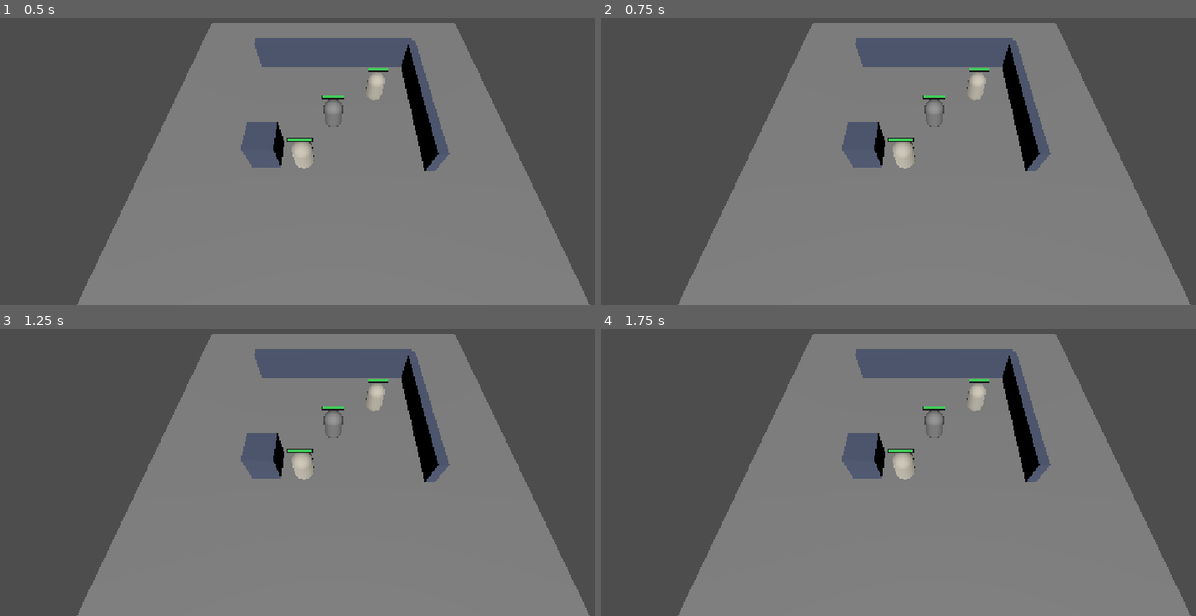
Above: before the commit, frames 1-4 (two rows, left to right).
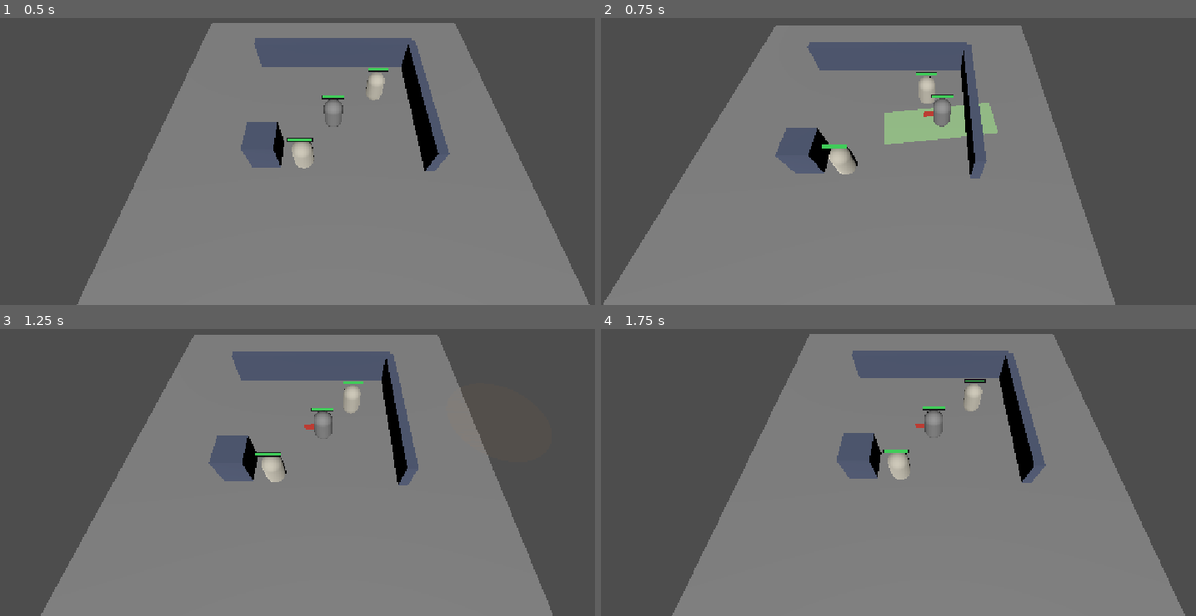
Above: after the commit, the same moments.

Repository: Tiago195/mbr
Game: Godot game, scene res://scenes/main.tscn
Same seed, same stepped clock (60 frames per second), same inputs: the game is played once before the commit and once after it.
Inputs (mouse positions are in pixels of both pictures, inside the frame that each line leads up to):
- Up to frame 1 (0.5 s): no input
- Up to frame 2 (0.75 s): tap Enter at 0.5 s; move the mouse to (1082, 98) at 0.52 s; hold E (ability_e, bound only after the commit) from 0.53 s (still down); click (1082, 98) at 0.67 s
- Up to frame 3 (1.25 s): keep holding E (ability_e, bound only after the commit); tap Q (ability_q, bound only after the commit) at 0.8 s
- Up to frame 4 (1.75 s): move the mouse to (803, 446) at 1.27 s; release E (ability_e, bound only after the commit) at 1.28 s; tap Q (ability_q, bound only after the commit) at 1.35 s; click (803, 446) at 1.42 s; tap W (ability_w, bound only after the commit) at 1.55 s

Frame 1 is identical in both runs. In frame 2, 28% of the frame differs, in the area x 0-100%, y 1-100%; in frame 3, 16%; in frame 4, 3.3%.

Commit message:
Fases 3.3 e 3.4: três habilidades reais e telegrafia visual
Q Meteoro, W Raio Perfurante, E Investida — declaradas em
data/abilities/*.tres, sem uma linha de código de sistema. Exercitam
partes diferentes do motor: alvo POINT com área e tempo de conjuração,
projétil direcional que para no primeiro e deixa lento, e dash em linha
que dá escudo ao conjurador enquanto machuca quem está na frente.

Os .tres foram gerados por script headless usando ResourceSaver em vez de
escritos à mão: índice de enum e id de sub-recurso são fáceis de errar em
texto, e o arquivo resultante é o mesmo. O gerador foi apagado; o padrão
está documentado no CLAUDE.md.

AbilityCaster traduz tecla e cursor em AbilityCast e desenha o resultado.
Nenhuma regra de combate mora nele — quem decide é AbilityEngine. Quando
os mobs ganharem IA, a mira deixa de vir do cursor e o resto continua.

Teclas registradas por physical_keycode e não keycode, para continuarem
funcionando em AZERTY e QWERTZ.

Combatant entra num grupo, e é assim que a resolução de habilidade
descobre os candidatos. Varrer o grupo serve para 8 jogadores; com 30+
vira o grid espacial da Fase 4.6.

Telegrafia deliberadamente crua: disco no chão, faixa e esfera viajando.
A esfera do projétil é mentira visual consciente — o dano já saiu quando
ela parte, porque projétil que viaja de verdade muda o momento em que o
servidor decide o acerto. Fica para a Fase 4.

Testes carregam os .tres de verdade e conjuram: sem isso, um recurso
quebrado só apareceria abrindo o jogo e apertando a tecla.

103 testes, 281 asserções.

Co-Authored-By: Claude Opus 5 <noreply@anthropic.com>

Diff:
--- /dev/null
+++ b/data/abilities/investida.tres
@@ -0,0 +1,37 @@
+[gd_resource type="Resource" script_class="Ability" format=3]
+
+[ext_resource type="Script" path="res://scripts/core/abilities/ability_effect.gd" id="1_l6n3i"]
+[ext_resource type="Script" path="res://scripts/core/abilities/effects/displacement_effect.gd" id="2_1ma41"]
+[ext_resource type="Script" path="res://scripts/core/abilities/effects/damage_effect.gd" id="3_y4x27"]
+[ext_resource type="Script" path="res://scripts/core/abilities/effects/shield_effect.gd" id="4_xnj3g"]
+[ext_resource type="Script" path="res://scripts/core/abilities/ability.gd" id="5_dlcan"]
+
+[sub_resource type="Resource" id="Resource_lxtd6"]
+script = ExtResource("2_1ma41")
+distance = 6.5
+recipient = 1
+
+[sub_resource type="Resource" id="Resource_g41x6"]
+script = ExtResource("3_y4x27")
+base_damage = 60.0
+scaling_ratio = 0.3
+damage_type = 0
+
+[sub_resource type="Resource" id="Resource_2tm4g"]
+script = ExtResource("4_xnj3g")
+base_shield = 90.0
+scaling_ratio = 0.5
+recipient = 1
+
+[resource]
+script = ExtResource("5_dlcan")
+id = &"investida"
+display_name = "Investida"
+cooldown = 12.0
+aim = 2
+cast_range = 0.0
+form = 3
+length = 6.5
+width = 2.2
+max_targets = 3
+effects = Array[ExtResource("1_l6n3i")]([SubResource("Resource_lxtd6"), SubResource("Resource_g41x6"), SubResource("Resource_2tm4g")])
--- /dev/null
+++ b/data/abilities/meteoro.tres
@@ -0,0 +1,19 @@
+[gd_resource type="Resource" script_class="Ability" format=3]
+
+[ext_resource type="Script" path="res://scripts/core/abilities/ability_effect.gd" id="1_aoan8"]
+[ext_resource type="Script" path="res://scripts/core/abilities/effects/damage_effect.gd" id="2_v4mqq"]
+[ext_resource type="Script" path="res://scripts/core/abilities/ability.gd" id="3_yv2iw"]
+
+[sub_resource type="Resource" id="Resource_awbcx"]
+script = ExtResource("2_v4mqq")
+base_damage = 90.0
+scaling_ratio = 0.6
+
+[resource]
+script = ExtResource("3_yv2iw")
+id = &"meteoro"
+display_name = "Meteoro"
+cast_time = 0.45
+cast_range = 9.0
+radius = 3.0
+effects = Array[ExtResource("1_aoan8")]([SubResource("Resource_awbcx")])
--- /dev/null
+++ b/data/abilities/raio.tres
@@ -0,0 +1,31 @@
+[gd_resource type="Resource" script_class="Ability" format=3]
+
+[ext_resource type="Script" path="res://scripts/core/abilities/ability_effect.gd" id="1_r6kim"]
+[ext_resource type="Script" path="res://scripts/core/abilities/effects/damage_effect.gd" id="2_mress"]
+[ext_resource type="Script" path="res://scripts/core/abilities/effects/crowd_control_effect.gd" id="3_qhwsa"]
+[ext_resource type="Script" path="res://scripts/core/abilities/ability.gd" id="4_pqlpa"]
+
+[sub_resource type="Resource" id="Resource_10hnt"]
+script = ExtResource("2_mress")
+base_damage = 70.0
+scaling_ratio = 0.45
+
+[sub_resource type="Resource" id="Resource_veu1w"]
+script = ExtResource("3_qhwsa")
+control = 4
+duration = 1.5
+slow_amount = 0.35
+source_tag = &"raio"
+
+[resource]
+script = ExtResource("4_pqlpa")
+id = &"raio"
+display_name = "Raio Perfurante"
+cooldown = 4.0
+aim = 2
+cast_range = 0.0
+form = 4
+length = 11.0
+width = 1.2
+projectile_speed = 22.0
+effects = Array[ExtResource("1_r6kim")]([SubResource("Resource_10hnt"), SubResource("Resource_veu1w")])
--- a/project.godot
+++ b/project.godot
@@ -20,6 +20,24 @@
 window/stretch/mode="canvas_items"
 window/stretch/aspect="expand"
 
+[input]
+
+ability_q={
+"deadzone": 0.2,
+"events": [Object(InputEventKey,"resource_local_to_scene":false,"resource_name":"","device":16,"window_id":0,"alt_pressed":false,"shift_pressed":false,"ctrl_pressed":false,"meta_pressed":false,"pressed":false,"keycode":0,"physical_keycode":81,"key_label":0,"unicode":0,"location":0,"echo":false,"script":null)
+]
+}
+ability_w={
+"deadzone": 0.2,
+"events": [Object(InputEventKey,"resource_local_to_scene":false,"resource_name":"","device":16,"window_id":0,"alt_pressed":false,"shift_pressed":false,"ctrl_pressed":false,"meta_pressed":false,"pressed":false,"keycode":0,"physical_keycode":87,"key_label":0,"unicode":0,"location":0,"echo":false,"script":null)
+]
+}
+ability_e={
+"deadzone": 0.2,
+"events": [Object(InputEventKey,"resource_local_to_scene":false,"resource_name":"","device":16,"window_id":0,"alt_pressed":false,"shift_pressed":false,"ctrl_pressed":false,"meta_pressed":false,"pressed":false,"keycode":0,"physical_keycode":69,"key_label":0,"unicode":0,"location":0,"echo":false,"script":null)
+]
+}
+
 [physics]
 
 3d/physics_engine="Jolt Physics"
--- a/scenes/main.tscn
+++ b/scenes/main.tscn
@@ -1,10 +1,14 @@
-[gd_scene load_steps=19 format=3]
+[gd_scene load_steps=23 format=3]
 
 [ext_resource type="Script" path="res://scripts/gameplay/player.gd" id="1_player"]
 [ext_resource type="Script" path="res://scripts/gameplay/camera_rig.gd" id="2_camera"]
 [ext_resource type="Script" path="res://scripts/gameplay/combatant.gd" id="3_combatant"]
 [ext_resource type="PackedScene" path="res://scenes/training_dummy.tscn" id="4_dummy"]
 [ext_resource type="Script" path="res://scripts/gameplay/combat_feedback.gd" id="5_feedback"]
+[ext_resource type="Script" path="res://scripts/gameplay/ability_caster.gd" id="6_caster"]
+[ext_resource type="Resource" path="res://data/abilities/meteoro.tres" id="7_meteoro"]
+[ext_resource type="Resource" path="res://data/abilities/raio.tres" id="8_raio"]
+[ext_resource type="Resource" path="res://data/abilities/investida.tres" id="9_investida"]
 
 [sub_resource type="PlaneMesh" id="PlaneMesh_ground"]
 size = Vector2(20, 20)
@@ -106,6 +110,7 @@
 team = 0
 max_health = 600.0
 attack_damage = 60.0
+ability_power = 100.0
 armor = 30.0
 attack_speed = 1.5
 attack_range = 2.5
@@ -114,6 +119,12 @@
 [node name="CombatFeedback" type="Node3D" parent="Player"]
 transform = Transform3D(1, 0, 0, 0, 1, 0, 0, 0, 1, 0, 1.4, 0)
 script = ExtResource("5_feedback")
+
+[node name="AbilityCaster" type="Node" parent="Player"]
+script = ExtResource("6_caster")
+ability_q = ExtResource("7_meteoro")
+ability_w = ExtResource("8_raio")
+ability_e = ExtResource("9_investida")
 
 [node name="DummyNear" parent="." instance=ExtResource("4_dummy")]
 transform = Transform3D(1, 0, 0, 0, 1, 0, 0, 0, 1, 2.5, 1, -2)
--- /dev/null
+++ b/scripts/gameplay/ability_caster.gd
@@ -0,0 +1,170 @@
+class_name AbilityCaster
+extends Node
+
+## Liga o motor de habilidade ao jogador — Fases 3.3 e 3.4.
+##
+## Traduz tecla e cursor em `AbilityCast`, chama a engine, e desenha a
+## telegrafia do que aconteceu. Nenhuma regra de combate mora aqui: quem decide
+## é `AbilityEngine`, e esta camada só pergunta e mostra.
+##
+## Hoje só o jogador conjura. Quando os mobs ganharem IA (Fase 6), a mira deixa
+## de vir do cursor e passa a vir da decisão da IA — o `AbilityBook` e a engine
+## continuam os mesmos.
+
+## Habilidades por slot. Arraste os `.tres` de `data/abilities/` no Inspector.
+@export var ability_q: Ability
+@export var ability_w: Ability
+@export var ability_e: Ability
+
+@export_group("Telegrafia")
+@export var color_area: Color = Color(0.95, 0.55, 0.15)
+@export var color_line: Color = Color(0.45, 0.70, 1.0)
+@export var color_dash: Color = Color(0.65, 0.95, 0.55)
+
+var book: AbilityBook
+
+var _combatant: Combatant
+
+## Guardada porque a telegrafia de uma conjuração com tempo precisa da mira
+## original quando o efeito sai, muitos frames depois da tecla.
+var _last_cast: AbilityCast
+
+func _ready() -> void:
+	_combatant = Combatant.of(get_parent())
+	if _combatant == null:
+		push_warning("AbilityCaster sem Combatant irmão.")
+		return
+	_combatant.ensure_ready()
+
+	book = AbilityBook.new()
+	book.learn(AbilityBook.Slot.Q, ability_q)
+	book.learn(AbilityBook.Slot.W, ability_w)
+	book.learn(AbilityBook.Slot.E, ability_e)
+
+func _unhandled_input(event: InputEvent) -> void:
+	if event.is_action_pressed(&"ability_q"):
+		_try_cast(AbilityBook.Slot.Q)
+	elif event.is_action_pressed(&"ability_w"):
+		_try_cast(AbilityBook.Slot.W)
+	elif event.is_action_pressed(&"ability_e"):
+		_try_cast(AbilityBook.Slot.E)
+
+func _physics_process(delta: float) -> void:
+	if book == null or _combatant == null or _combatant.unit == null:
+		return
+	book.advance_time(delta, _combatant.unit)
+	if book.cast_is_ready():
+		var pending: Ability = book.casting_ability()
+		var result: CastResult = AbilityEngine.resolve_pending(
+			book, Combatant.all_units(get_tree())
+		)
+		_report(pending, result)
+		if result.succeeded():
+			_draw(pending, _last_cast)
+
+# ---------------------------------------------------------------- conjuração
+
+func _try_cast(slot: AbilityBook.Slot) -> void:
+	var ability: Ability = book.ability_in(slot)
+	if ability == null:
+		return
+
+	var cast: AbilityCast = _aim(ability)
+	if cast == null:
+		return
+	_last_cast = cast
+
+	var result: CastResult = AbilityEngine.cast(
+		book, ability, cast, Combatant.all_units(get_tree())
+	)
+	_report(ability, result)
+
+	# A telegrafia da conjuração com tempo sai no início, não no fim: é ela que
+	# avisa o adversário que algo vem vindo, e avisar depois do impacto não
+	# serve para nada.
+	if result.succeeded() or result.started():
+		_draw(ability, cast)
+
+## Monta a mira a partir do cursor, conforme o tipo de alvo da habilidade.
+func _aim(ability: Ability) -> AbilityCast:
+	var unit: Unit = _combatant.unit
+	match ability.aim:
+		Ability.Aim.SELF:
+			return AbilityCast.on_self(unit)
+		Ability.Aim.DIRECTION:
+			var toward: Variant = _ground_under_cursor()
+			if not toward is Vector3:
+				return null
+			return AbilityCast.toward(unit, (toward as Vector3) - unit.position)
+		_:
+			# POINT e UNIT compartilham a conversão; mira em unidade específica
+			# entra quando houver habilidade que precise dela.
+			var point: Variant = _ground_under_cursor()
+			if not point is Vector3:
+				return null
+			return AbilityCast.at_point(unit, point as Vector3)
+
+## Mesmo raycast contra plano que o movimento usa. Devolve nulo quando o cursor
+## aponta acima da linha do horizonte.
+func _ground_under_cursor() -> Variant:
+	var camera: Camera3D = get_viewport().get_camera_3d()
+	if camera == null:
+		return null
+	var screen: Vector2 = get_viewport().get_mouse_position()
+	var ground := Plane(Vector3.UP, _combatant.unit.position.y)
+	return ground.intersects_ray(
+		camera.project_ray_origin(screen), camera.project_ray_normal(screen)
+	)
+
+# ---------------------------------------------------------------- visual
+
+func _draw(ability: Ability, cast: AbilityCast) -> void:
+	var scene_root: Node = get_tree().current_scene
+	if scene_root == null or cast == null:
+		return
+
+	match ability.form:
+		Ability.Form.CIRCLE:
+			AbilityTelegraph.circle(scene_root, cast.point, ability.radius, color_area)
+		Ability.Form.PROJECTILE:
+			# O dano já saiu quando a esfera parte. É mentira visual, e é
+			# consciente: projétil que viaja de verdade precisa resolver
+			# colisão ao longo do voo, o que muda o momento em que o servidor
+			# decide o acerto. Fica para a Fase 4, junto do netcode.
+			AbilityTelegraph.projectile(
+				scene_root, cast.caster.position,
+				cast.caster.position + cast.direction * ability.length,
+				ability.projectile_speed, color_line
+			)
+		Ability.Form.CONE, Ability.Form.LINE:
+			AbilityTelegraph.line(
+				scene_root, cast.caster.position, cast.direction,
+				ability.length, ability.width, color_dash
+			)
+		_:
+			pass
+
+## Console em vez de HUD: a Fase 1 não tem UI, e a recusa precisa ser visível
+## para dar para testar. Vira ícone acinzentado e aviso na tela na Fase 6.
+func _report(ability: Ability, result: CastResult) -> void:
+	if ability == null or result == null:
+		return
+	match result.status:
+		CastResult.Status.SUCCESS:
+			print("[hab] %s acertou %d alvo(s)" % [ability.display_name, result.targets.size()])
+		CastResult.Status.CASTING:
+			print("[hab] %s conjurando (%.2fs)" % [ability.display_name, ability.cast_time])
+		CastResult.Status.ON_COOLDOWN:
+			print("[hab] %s em recarga (%.1fs)" % [ability.display_name, result.cooldown_remaining])
+		CastResult.Status.OUT_OF_RANGE:
+			print("[hab] %s fora de alcance" % ability.display_name)
+		CastResult.Status.NO_TARGET:
+			print("[hab] %s não pegou ninguém" % ability.display_name)
+		CastResult.Status.CANNOT_CAST:
+			print("[hab] %s bloqueada (atordoado ou silenciado)" % ability.display_name)
+		CastResult.Status.BUSY:
+			print("[hab] %s recusada: já conjurando" % ability.display_name)
+		_:
+			print("[hab] %s -> %s" % [
+				ability.display_name, CastResult.Status.keys()[result.status]
+			])
--- /dev/null
+++ b/scripts/gameplay/ability_telegraph.gd
@@ -0,0 +1,112 @@
+class_name AbilityTelegraph
+extends Node3D
+
+## Telegrafia visual de habilidade — Fase 3.4.
+##
+## Formas primitivas que aparecem e somem, para dar para entender o que
+## aconteceu numa luta. Feio de propósito: sem partícula, sem shader, sem som.
+##
+## Vive solto na cena, nunca preso ao conjurador — se fosse filho dele, a marca
+## no chão andaria junto e deixaria de marcar o lugar onde a habilidade caiu.
+
+@export var lifetime: float = 0.45
+
+var _elapsed: float = 0.0
+var _material: StandardMaterial3D
+
+var _travels: bool = false
+var _travel_from: Vector3 = Vector3.ZERO
+var _travel_to: Vector3 = Vector3.ZERO
+
+func _process(delta: float) -> void:
+	_elapsed += delta
+	if _elapsed >= lifetime:
+		queue_free()
+		return
+
+	var progress: float = _elapsed / lifetime
+	if _material != null:
+		_material.albedo_color.a = (1.0 - progress) * 0.55
+	if _travels:
+		# Interpolação no `_process` e não no `_physics_process`: isto é
+		# puramente visual, e a convenção do projeto reserva o tick fixo para
+		# lógica de jogo.
+		global_position = _travel_from.lerp(_travel_to, progress)
+
+# ---------------------------------------------------------------- fábricas
+
+## Disco no chão. Marca área de habilidade com forma CIRCLE.
+static func circle(
+		parent: Node, center: Vector3, radius: float, color: Color
+) -> AbilityTelegraph:
+	var mesh := CylinderMesh.new()
+	mesh.top_radius = radius
+	mesh.bottom_radius = radius
+	mesh.height = 0.06
+
+	var node := _build(parent, mesh, color)
+	# Levemente acima do chão: coplanar com o plano provoca z-fighting, que
+	# aparece como a marca piscando em faixas.
+	node.global_position = Vector3(center.x, 0.03, center.z)
+	return node
+
+## Faixa retangular saindo do conjurador. Marca LINE e PROJECTILE.
+static func line(
+		parent: Node, origin: Vector3, direction: Vector3,
+		length: float, width: float, color: Color
+) -> AbilityTelegraph:
+	var mesh := BoxMesh.new()
+	mesh.size = Vector3(width, 0.06, length)
+
+	var node := _build(parent, mesh, color)
+	var center: Vector3 = origin + direction * (length * 0.5)
+	node.global_position = Vector3(center.x, 0.03, center.z)
+	# `look_at` em vez de montar a matriz de rotação à mão: escrever a base
+	# transposta já custou uma sessão de depuração neste projeto. O -Z local é
+	# a frente e a caixa tem o comprimento no eixo Z, então apontar o -Z para a
+	# direção alinha a faixa.
+	var target: Vector3 = node.global_position + direction
+	if node.global_position.distance_squared_to(target) > 0.000001:
+		node.look_at(target, Vector3.UP)
+	return node
+
+## Esfera que viaja do conjurador ao ponto de impacto.
+##
+## O dano já foi aplicado quando ela sai — ver a nota sobre projétil
+## instantâneo em `ability_caster.gd`.
+static func projectile(
+		parent: Node, origin: Vector3, destination: Vector3,
+		speed: float, color: Color
+) -> AbilityTelegraph:
+	var mesh := SphereMesh.new()
+	mesh.radius = 0.28
+	mesh.height = 0.56
+
+	var node := _build(parent, mesh, color)
+	node._travels = true
+	node._travel_from = Vector3(origin.x, 1.0, origin.z)
+	node._travel_to = Vector3(destination.x, 1.0, destination.z)
+	node.global_position = node._travel_from
+	node.lifetime = maxf(node._travel_from.distance_to(node._travel_to) / maxf(speed, 0.1), 0.05)
+	return node
+
+# ---------------------------------------------------------------- interno
+
+static func _build(parent: Node, mesh: Mesh, color: Color) -> AbilityTelegraph:
+	var material := StandardMaterial3D.new()
+	material.albedo_color = Color(color.r, color.g, color.b, 0.55)
+	material.shading_mode = BaseMaterial3D.SHADING_MODE_UNSHADED
+	material.transparency = BaseMaterial3D.TRANSPARENCY_ALPHA
+	# Sem descarte de face: a marca no chão deve ser visível mesmo se a câmera
+	# um dia passar por baixo dela.
+	material.cull_mode = BaseMaterial3D.CULL_DISABLED
+
+	var instance := MeshInstance3D.new()
+	instance.mesh = mesh
+	instance.material_override = material
+
+	var node := AbilityTelegraph.new()
+	node._material = material
+	node.add_child(instance)
+	parent.add_child(node)
+	return node
--- a/scripts/gameplay/combatant.gd
+++ b/scripts/gameplay/combatant.gd
@@ -20,6 +20,7 @@
 @export_group("Atributos base")
 @export var max_health: float = 600.0
 @export var attack_damage: float = 60.0
+@export var ability_power: float = 0.0
 @export var armor: float = 30.0
 @export var magic_resist: float = 30.0
 ## Ataques por segundo.
@@ -36,8 +37,26 @@
 var stats: Stats
 var health: Health
 
+## Grupo de todos os combatentes da cena. É como a resolução de habilidade
+## descobre os candidatos sem precisar de referência direta a cada um.
+const GROUP: StringName = &"combatants"
+
 func _ready() -> void:
 	ensure_ready()
+	add_to_group(GROUP)
+
+## Todos os `Unit` vivos da cena. É o que `AbilityShape` filtra por forma.
+##
+## Varrer o grupo inteiro é aceitável com 8 jogadores e alguns bonecos. Com
+## 30+ combatentes e habilidades disparando o tempo todo, isto vira o grid
+## espacial da Fase 4.6 — a mesma estrutura que a área de interesse vai pedir.
+static func all_units(tree: SceneTree) -> Array:
+	var units: Array = []
+	for node: Node in tree.get_nodes_in_group(GROUP):
+		var combatant := node as Combatant
+		if combatant != null and combatant.unit != null:
+			units.append(combatant.unit)
+	return units
 
 ## Constrói o `Unit` se ainda não existir.
 ##
@@ -53,6 +72,7 @@
 	built.set_bases({
 		Stat.Id.MAX_HEALTH: max_health,
 		Stat.Id.ATTACK_DAMAGE: attack_damage,
+		Stat.Id.ABILITY_POWER: ability_power,
 		Stat.Id.ARMOR: armor,
 		Stat.Id.MAGIC_RESIST: magic_resist,
 		Stat.Id.ATTACK_SPEED: attack_speed,
--- a/tests/test_abilities.gd
+++ b/tests/test_abilities.gd
@@ -456,6 +456,80 @@
 	assert_eq(book.ability_in(AbilityBook.Slot.Q), q)
 	assert_null(book.ability_in(AbilityBook.Slot.R))
 	assert_eq(book.known_abilities().size(), 1)
+
+# ---------------------------------------------------------------- dados reais
+
+## As três habilidades da Fase 3.3, carregadas dos `.tres` que o jogo usa.
+##
+## Sem isto, alguém quebra um recurso — enum trocado, efeito nulo — e só se
+## descobre abrindo o jogo e apertando a tecla.
+const CAMINHOS: Array[String] = [
+	"res://data/abilities/meteoro.tres",
+	"res://data/abilities/raio.tres",
+	"res://data/abilities/investida.tres",
+]
+
+func test_habilidades_do_jogo_carregam() -> void:
+	for caminho: String in CAMINHOS:
+		var ability := load(caminho) as Ability
+		assert_not_null(ability, caminho)
+		if ability == null:
+			continue
+		assert_false(String(ability.id).is_empty(), "%s sem id" % caminho)
+		assert_false(ability.effects.is_empty(), "%s sem efeitos" % caminho)
+		for effect: AbilityEffect in ability.effects:
+			assert_not_null(effect, "%s com efeito nulo" % caminho)
+
+func test_meteoro_causa_dano_em_area() -> void:
+	var ability := load("res://data/abilities/meteoro.tres") as Ability
+	var caster := _unit()
+	var alvo := _unit(Vector3(4, 0, 0), 1)
+	var book := AbilityBook.new()
+
+	var inicio := AbilityEngine.cast(
+		book, ability, AbilityCast.at_point(caster, Vector3(4, 0, 0)), [alvo]
+	)
+	assert_eq(inicio.status, CastResult.Status.CASTING, "tem tempo de conjuração")
+
+	book.advance_time(ability.cast_time + 0.1, caster)
+	var fim := AbilityEngine.resolve_pending(book, [alvo])
+	assert_true(fim.succeeded())
+	# 90 + 100*0.6 = 150 mágico, sem resistência no alvo de teste
+	assert_almost_eq(alvo.health.current, 350.0)
+
+func test_investida_avanca_e_escuda_o_conjurador() -> void:
+	var ability := load("res://data/abilities/investida.tres") as Ability
+	var caster := _unit()
+	var alvo := _unit(Vector3(0, 0, -3), 1)
+
+	var result := AbilityEngine.cast(
+		AbilityBook.new(), ability,
+		AbilityCast.toward(caster, Vector3(0, 0, -1)), [alvo]
+	)
+
+	assert_true(result.succeeded())
+	assert_almost_eq(caster.consume_displacement().z, -6.5, "avançou")
+	# 90 + 100*0.5 = 140 de escudo, no conjurador
+	assert_almost_eq(caster.health.shield, 140.0)
+	assert_almost_eq(alvo.health.shield, 0.0, "o inimigo não ganha escudo")
+	assert_true(alvo.health.current < 500.0, "e leva dano")
+
+func test_raio_para_no_primeiro_e_deixa_lento() -> void:
+	var ability := load("res://data/abilities/raio.tres") as Ability
+	var caster := _unit()
+	var primeiro := _unit(Vector3(0, 0, -3), 1)
+	var segundo := _unit(Vector3(0, 0, -7), 1)
+
+	var result := AbilityEngine.cast(
+		AbilityBook.new(), ability,
+		AbilityCast.toward(caster, Vector3(0, 0, -1)), [segundo, primeiro]
+	)
+
+	assert_eq(result.targets.size(), 1, "não atravessa")
+	assert_almost_eq(segundo.health.current, 500.0, "o de trás fica ileso")
+	assert_almost_eq(
+		primeiro.stats.get_value(Stat.Id.MOVE_SPEED), 3.25, "5 com 35% de lentidão"
+	)
 
 # ------------------------------------------- CRITÉRIO ANTECIPADO DA FASE 3.3
 
Not shown, added: scripts/gameplay/ability_caster.gd.uid
Not shown, added: scripts/gameplay/ability_telegraph.gd.uid
Not shown, changed: CLAUDE.md
Not shown, changed: docs/04-roadmap.md
